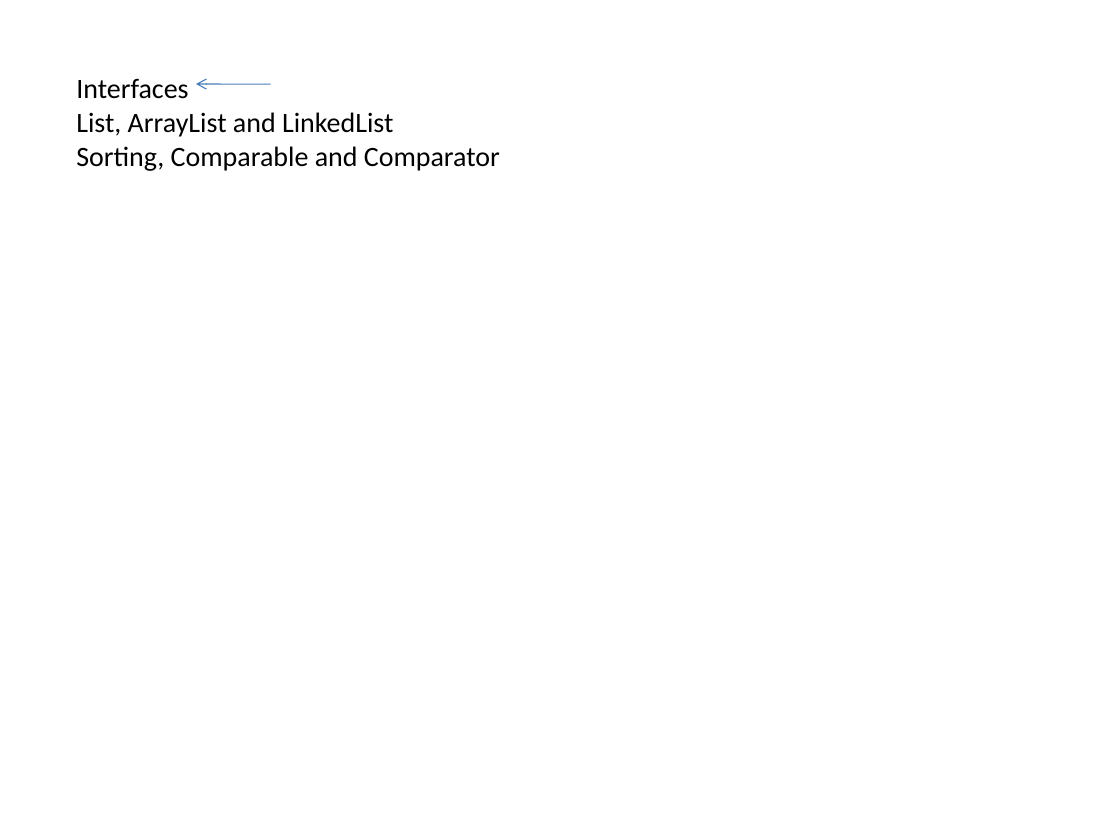
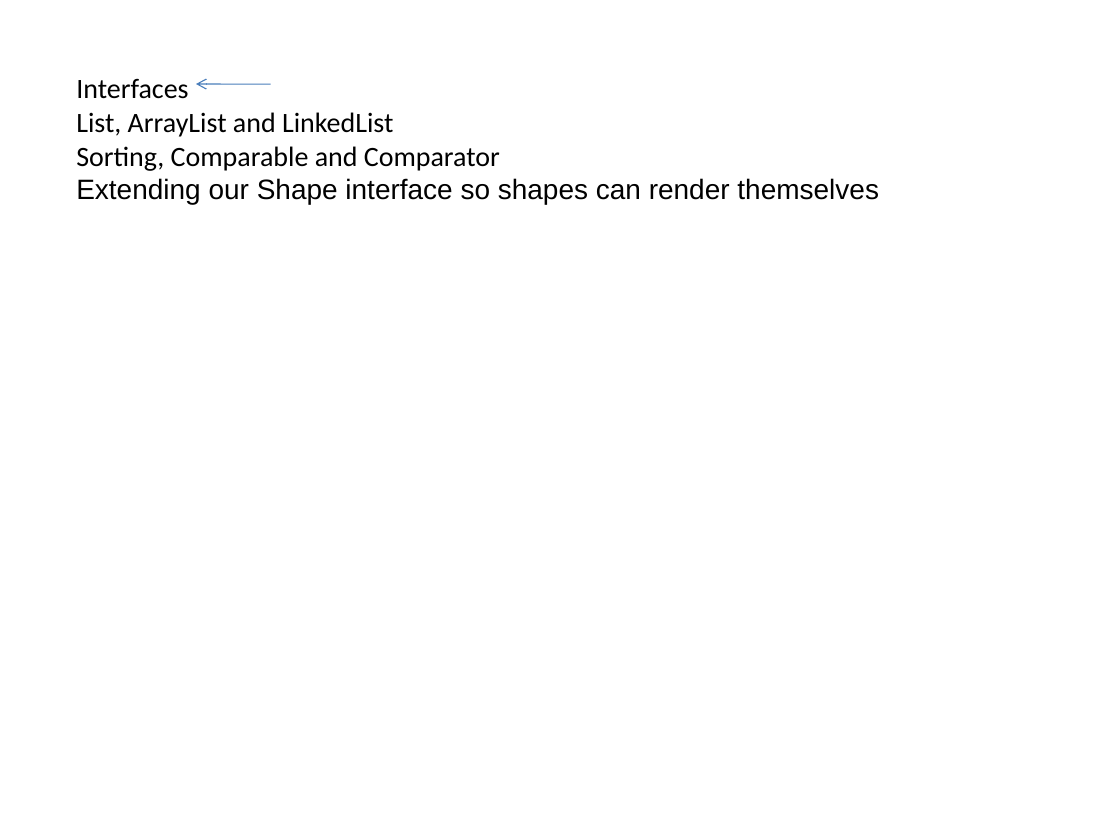
Before and after one commit to fodorclasses/fodorclasses.github.io, a slide deck: slide 1 of classes/prog2024/Prog3-Lecture07.pptx. Drawn at 1120x840 pixels with LibreOffice and Linux fonts; fonts in the diff are those of the drawing. Boxes give left, top, right and bottom in pixels: in the first picture for what was removed or moved away, otherwise in the second. Text is boxed around its words. In the diff, an @@ line names an element or a change of style, - is before the commit and + after.

Commit message:
extend lecture 7

```diff
--- a/classes/prog2024/Prog3-Lecture07.pptx
+++ b/classes/prog2024/Prog3-Lecture07.pptx
@@ text at <box>76,178,879,204</box>: paragraph added @@
+Extending our Shape interface so shapes can render themselves
```
Also in this commit, not shown: 1 other slide changed, 8 slides added, 1 other file.
